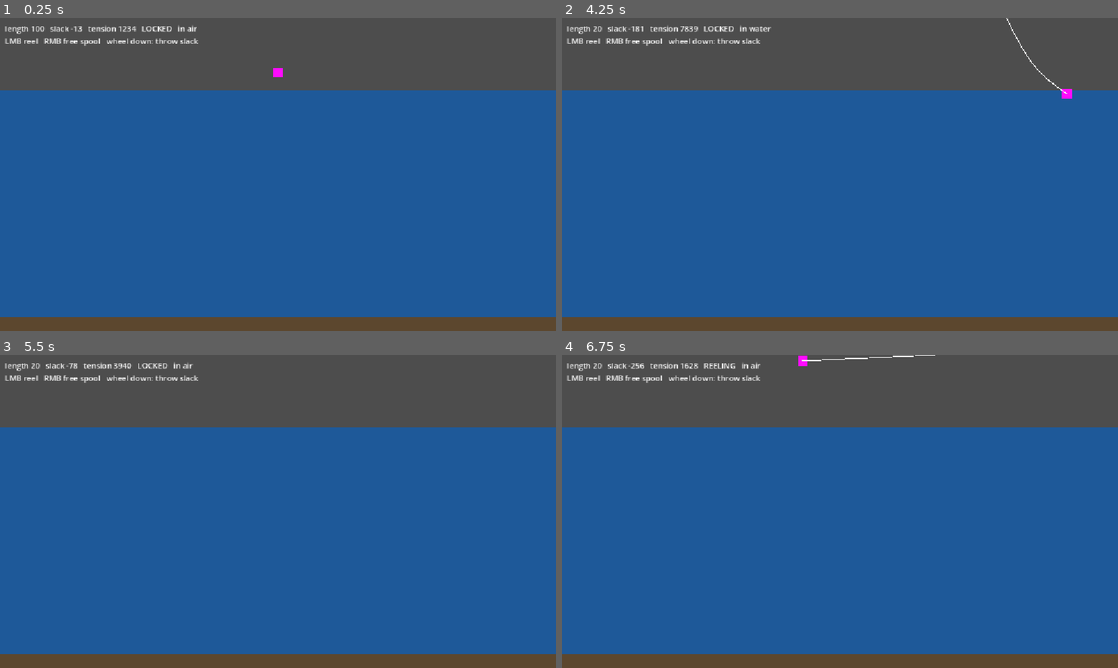
Above: before the commit, frames 1-4 (two rows, left to right).
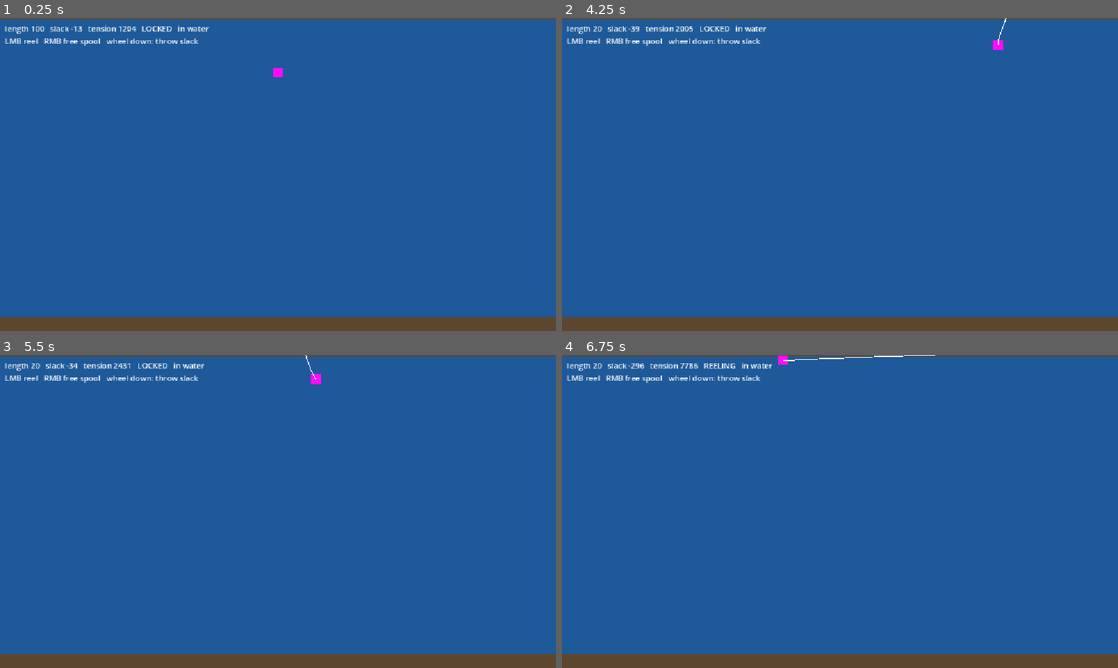
Above: after the commit, the same moments.

Repository: BryantSteed/Found-Fishin
Game: Godot game, scene res://water/water.tscn
The game is run twice, just before and just after one commit, with the same random seed, the same clock (stepped at 60 frames per second) and the same inputs.
Inputs (mouse positions are in pixels of both pictures, inside the frame that each line leads up to):
- Up to frame 1 (0.25 s): no input
- Up to frame 2 (4.25 s): tap Enter at 0.5 s; move the mouse to (962, 158) at 0.52 s; click (962, 158) at 0.67 s; drag from (728, 190) to (840, 212) at 1.27 s; move the mouse to (895, 105) at 2.02 s; click (895, 105) at 2.17 s; drag from (812, 237) to (673, 127) at 2.77 s; move the mouse to (1006, 221) at 3.52 s; click (1006, 221) at 3.67 s
- Up to frame 3 (5.5 s): drag from (111, 464) to (278, 549) at 4.27 s; move the mouse to (305, 511) at 5.02 s; click (305, 511) at 5.17 s
- Up to frame 4 (6.75 s): drag from (756, 433) to (728, 527) at 5.77 s; move the mouse to (962, 495) at 6.52 s; click (962, 495) at 6.67 s

The runs differ from the first frame. In frame 1, 22% of the frame differs, in the area x 0-100%, y 0-24%; in frame 2, 22%, in the area x 0-100%, y 0-26%; in frame 3, 22%; in frame 4, 22%.

Commit message:
refactored and changed some water quadratic and linear dampening values

Diff:
--- a/hook/hook.gd
+++ b/hook/hook.gd
@@ -8,14 +8,13 @@
 @export var reel_speed := 150.0
 @export var line_stiffness := 60.0
 @export var line_damping := 8.0
-@export var water_drag := 0.02
+@export var drag_coefficient := 1.0   # how hard this shape is to drag through fluid
 @export var initial_line_length := 100.0
 
 var anchor := Vector2.ZERO
 var line_length := 0.0
 var spool := Spool.LOCKED
 var tension := 0.0   # 0 while slack
-var in_water := false
 
 func _ready() -> void:
 	line_length = initial_line_length
@@ -46,7 +45,3 @@
 		var radial_velocity := linear_velocity.dot(dir_to_anchor)
 		tension = maxf(stretch * line_stiffness - radial_velocity * line_damping, 0.0)
 		apply_central_force(dir_to_anchor * tension * mass)
-
-	# Quadratic water drag on top of the water Area2D's linear damp
-	if in_water:
-		apply_central_force(-linear_velocity * linear_velocity.length() * water_drag * mass)
--- a/water/water.gd
+++ b/water/water.gd
@@ -10,12 +10,6 @@
 
 func _ready() -> void:
 	hook.anchor = Vector2(hook.global_position.x, anchor_y)
-	water_area.body_entered.connect(_on_water_body_changed.bind(true))
-	water_area.body_exited.connect(_on_water_body_changed.bind(false))
-
-func _on_water_body_changed(body: Node2D, entered: bool) -> void:
-	if body is Hook:
-		body.in_water = entered
 
 func _physics_process(delta: float) -> void:
 	# Lateral only: the anchor slides along anchor_y, smoothed so mouse flicks don't teleport it
@@ -32,7 +26,7 @@
 func _process(_delta: float) -> void:
 	hud.text = "length %.0f   slack %.0f   tension %.0f   %s   %s\nLMB reel   RMB free spool   wheel down: throw slack" % [
 		hook.line_length, hook.slack(), hook.tension,
-		Hook.Spool.keys()[hook.spool], "in water" if hook.in_water else "in air",
+		Hook.Spool.keys()[hook.spool], "in water" if water_area.overlaps_body(hook) else "in air",
 	]
 
 func _unhandled_input(event: InputEvent) -> void:
--- a/water/water.tscn
+++ b/water/water.tscn
@@ -3,9 +3,10 @@
 [ext_resource type="Script" uid="uid://ddeiiloftpsho" path="res://water/water.gd" id="1_wjap7"]
 [ext_resource type="PackedScene" uid="uid://teoh1sfpx7o" path="res://hook/hook.tscn" id="2_hook"]
 [ext_resource type="Script" uid="uid://bger8ufu88q8l" path="res://water/fishing_line.gd" id="3_line"]
+[ext_resource type="Script" uid="uid://31dt1bop2k7m" path="res://water/water_area.gd" id="4_water_area"]
 
 [sub_resource type="RectangleShape2D" id="RectangleShape2D_water"]
-size = Vector2(4000, 500)
+size = Vector2(4000, 649)
 
 [sub_resource type="RectangleShape2D" id="RectangleShape2D_bed"]
 size = Vector2(4000, 40)
@@ -17,16 +18,16 @@
 [node name="WaterArea" type="Area2D" parent="." unique_id=1921342090]
 position = Vector2(576, 400)
 gravity_space_override = 3
-gravity = 150.0
 linear_damp_space_override = 1
-linear_damp = 4.0
+script = ExtResource("4_water_area")
 
 [node name="CollisionShape2D" type="CollisionShape2D" parent="WaterArea" unique_id=1435732314]
+position = Vector2(0, -74.5)
 shape = SubResource("RectangleShape2D_water")
 
 [node name="ColorRect" type="ColorRect" parent="WaterArea" unique_id=1579938083]
 offset_left = -2000.0
-offset_top = -250.0
+offset_top = -396.0
 offset_right = 2000.0
 offset_bottom = 250.0
 color = Color(0.12, 0.35, 0.6, 1)
--- /dev/null
+++ b/water/water_area.gd
@@ -0,0 +1,15 @@
+extends Area2D
+
+# Gravity and linear damp come from this area's own Inspector properties;
+# the engine has no setting for quadratic drag, so it's applied here.
+@export var fluid_drag_strength := 0.005   # ½ρ folded into one tuning value
+
+func _physics_process(_delta: float) -> void:
+	for body in get_overlapping_bodies():
+		var rigid_body := body as RigidBody2D
+		if rigid_body == null:
+			continue
+		# Each body describes its own shape's drag; bodies without one get the default
+		var drag_coefficient: float = rigid_body.get("drag_coefficient") if "drag_coefficient" in rigid_body else 1.0
+		var velocity := rigid_body.linear_velocity
+		rigid_body.apply_central_force(-velocity * velocity.length() * fluid_drag_strength * drag_coefficient * rigid_body.mass)
Not shown, added: water/water_area.gd.uid
